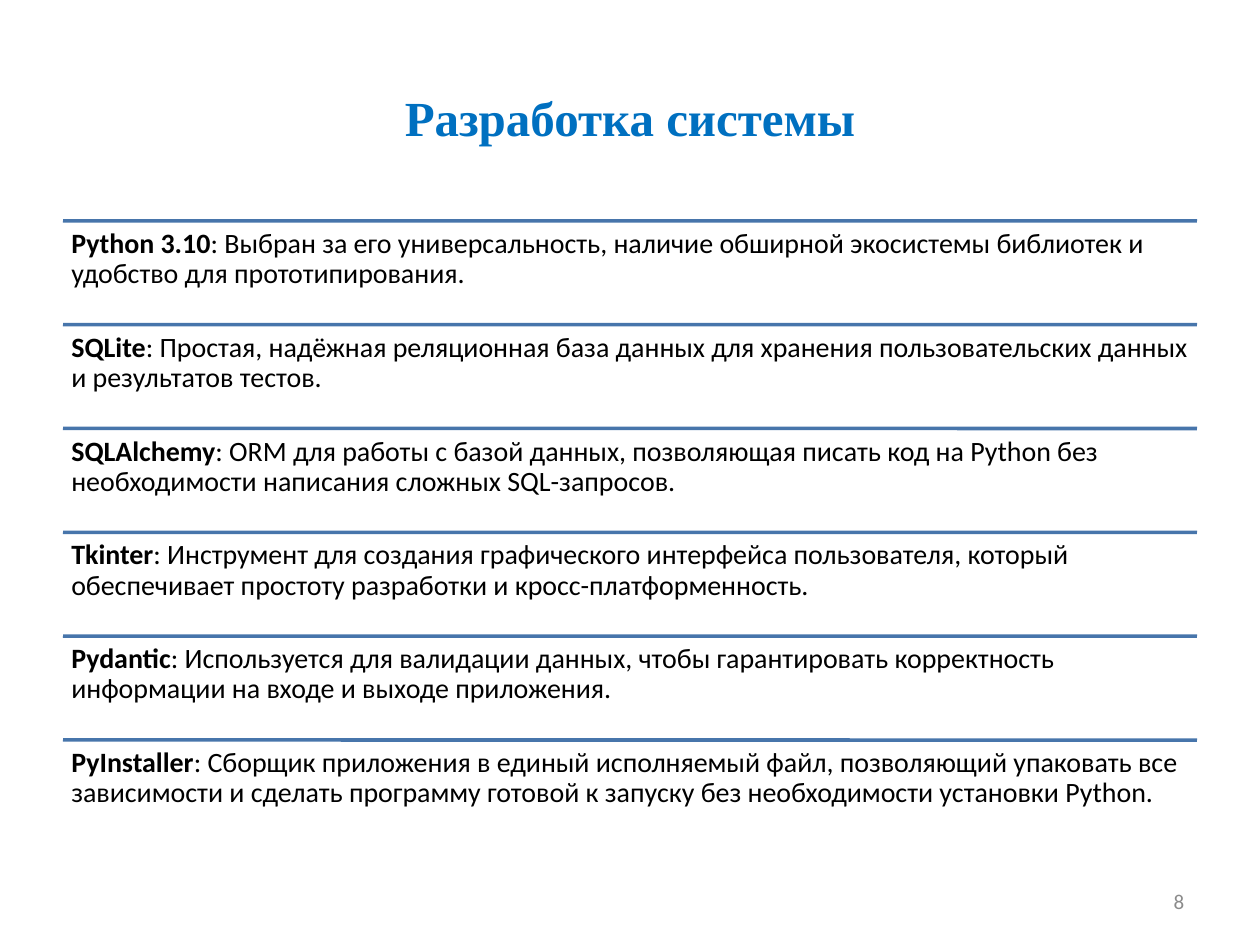
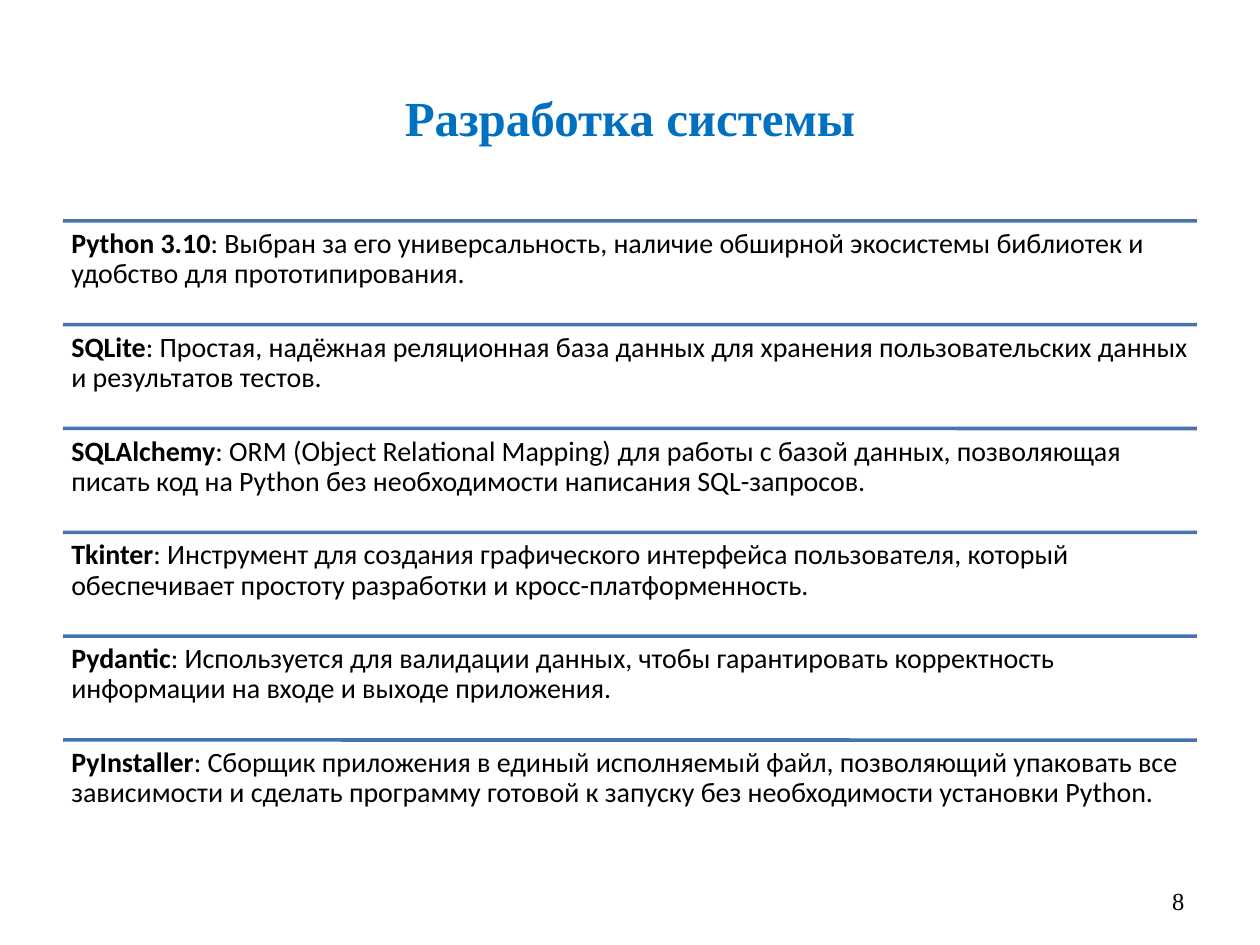
Before and after one commit to Ch1kez/PVT_NASA-TLX, a slide deck: slide 8 of Диплом/Презентация/презентация Курнаев.pptx. Drawn at 1260x945 pixels with LibreOffice and Linux fonts; fonts in the diff are those of the drawing. Boxes give left, top, right and bottom in pixels: in the first picture for what was removed or moved away, otherwise in the second. Text is boxed around its words. In the diff, an @@ line names an element or a change of style, - is before the commit and + after.

```diff
--- a/Диплом/Презентация/презентация Курнаев.pptx
+++ b/Диплом/Презентация/презентация Курнаев.pptx
@@ text at (71,440,1121,496): text changed @@
-SQLAlchemy: ORM для работы с базой данных, позволяющая писать код на Python без необходимости написания сложных SQL-запросов.
+SQLAlchemy: ORM (Object Relational Mapping) для работы с базой данных, позволяющая писать код на Python без необходимости написания SQL-запросов.
@@ page number at (1172,893,1184,911): size 12 to 14 pt, font Calibri to Times New Roman, text colour #8C8C8C to #000000 @@
```
Also in this commit, not shown: 3 other slides changed, 5 other files.
